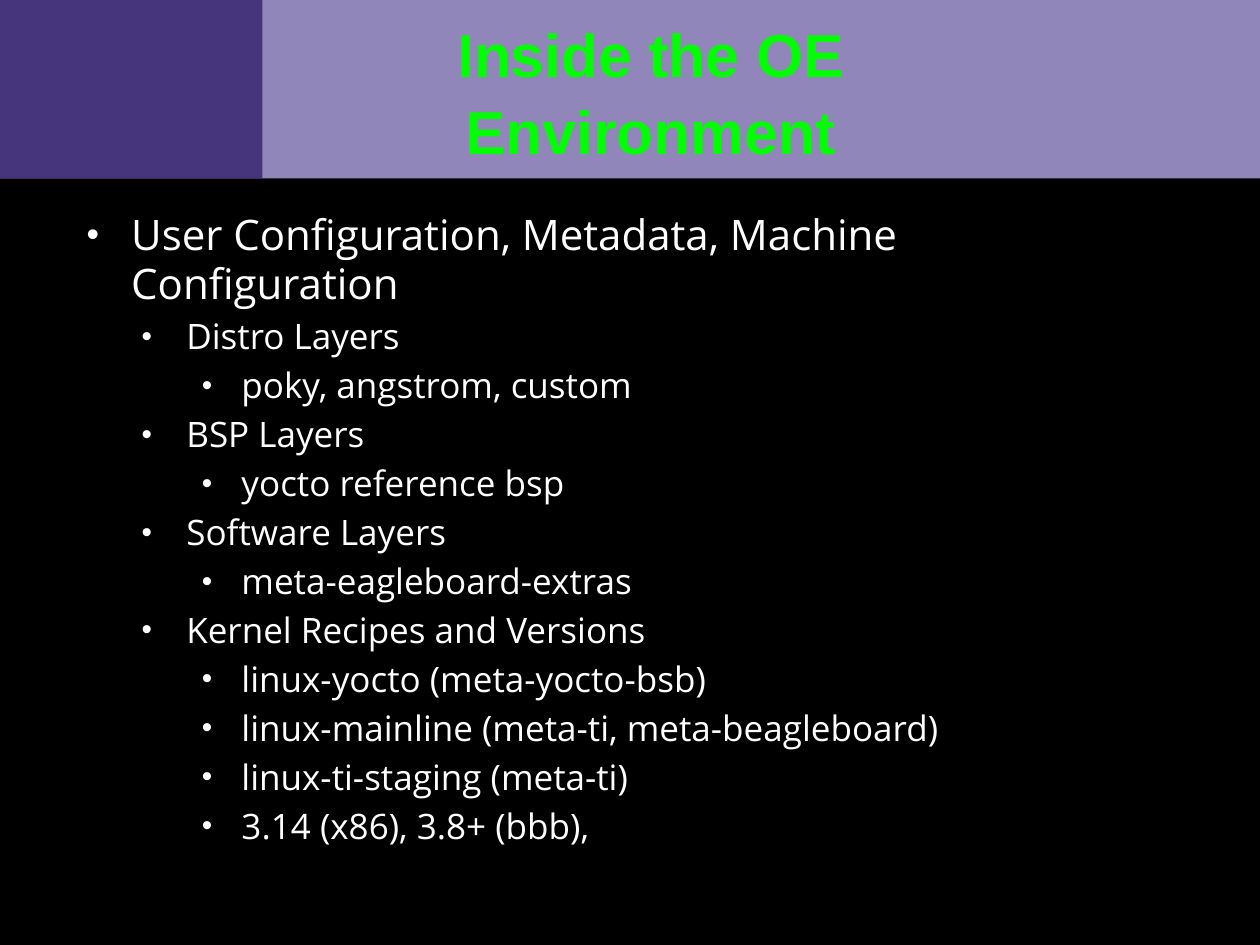
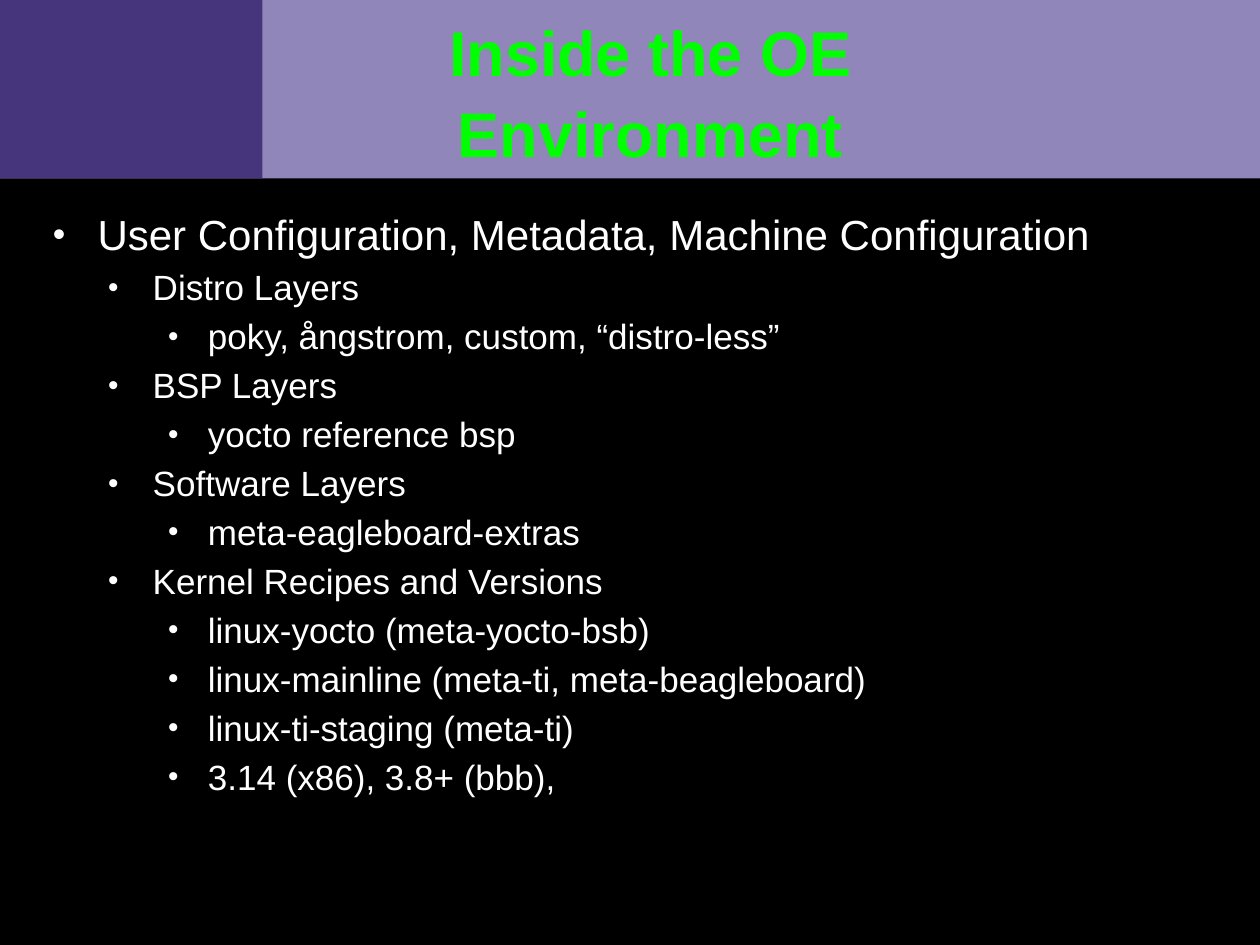
Before and after one commit to VCTLabs/scale13x-presentations, a slide deck: slide 3 of yocto_scale_handout.odp. Drawn at 1260x945 pixels with LibreOffice and Linux fonts; fonts in the diff are those of the drawing; background and template pictures are left out. Boxes give left, top, right and bottom in pixels: in the first picture for what was removed or moved away, otherwise in the second. Text is boxed around its words. In the diff, an @@ line names an element or a change of style, - is before the commit and + after.

```diff
--- a/yocto_scale_handout.odp
+++ b/yocto_scale_handout.odp
@@ title "Inside the OE Environment" at (449, 30, 851, 158): size 34.6 to 36 pt @@
@@ text "User Configuration, Metadata, Machine Configuration": place and size @@
-text "User Configuration, Metadata, Machine Configuration" at (131, 218, 938, 845)
+text "User Configuration, Metadata, Machine Configuration" at (98, 219, 1090, 797)
@@ text at (98, 219, 1090, 797): font Open Sans to Arial in "User Configuration, Metadata, Machine Configuration", "Distro Layers", "BSP Layers", "yocto reference bsp" and 7 more places @@
@@ text at (208, 321, 780, 356): text changed; font Open Sans to Arial @@
-    • poky, angstrom, custom
+    • poky, ångstrom, custom, “distro-less”
```
Also in this commit, not shown: 10 other slides changed.
